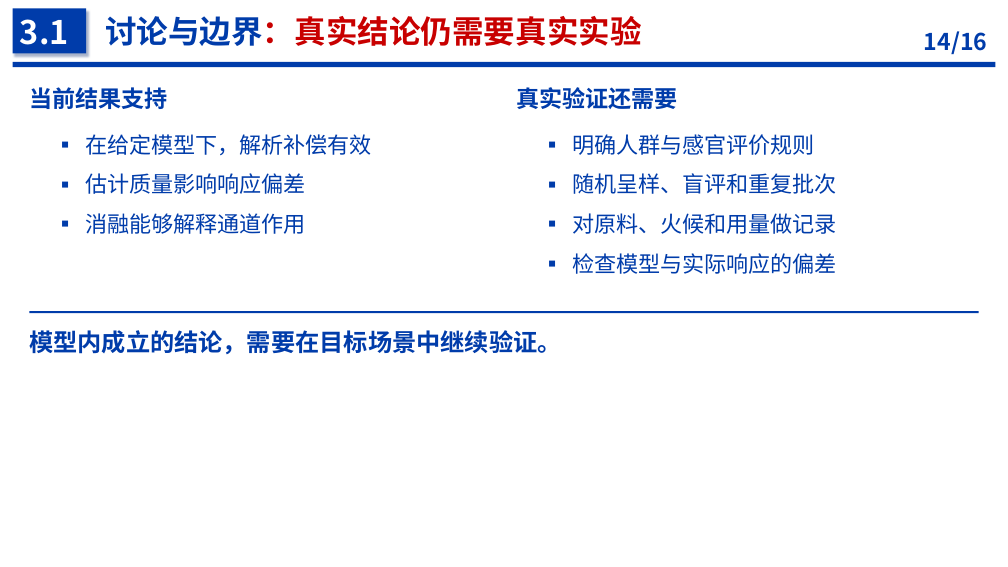
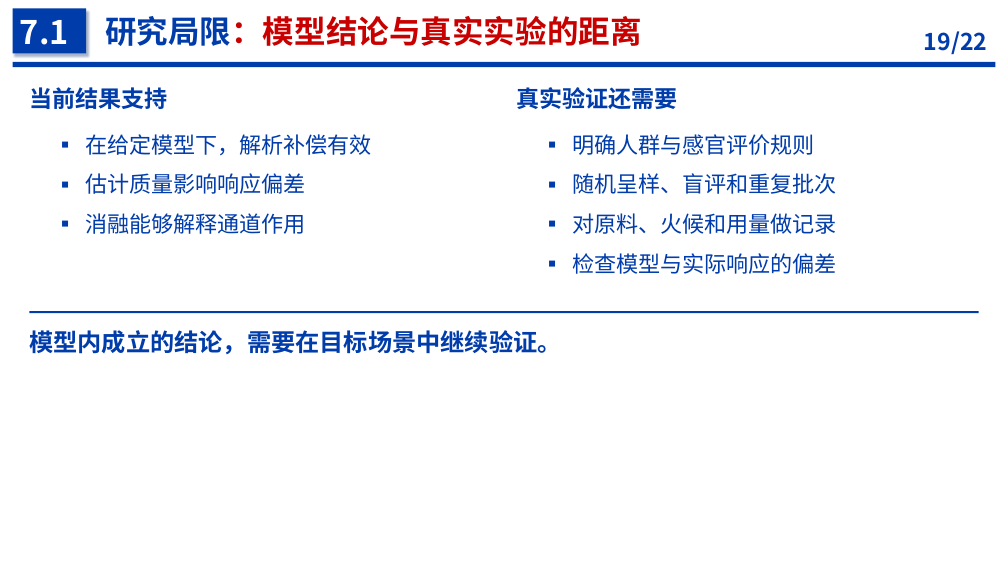
Before and after one commit to PaoShou-China/thesis-defense-slidev, a slide deck: slide 19 of template/examples/tomato/tomato-research.pptx (slide 14 before the commit). Drawn at 1008x567 pixels with LibreOffice and Linux fonts; fonts in the diff are those of the drawing. Boxes give left, top, right and bottom in pixels: in the first picture for what was removed or moved away, otherwise in the second. Text is boxed around its words. In the diff, an @@ line names an element or a change of style, - is before the commit and + after.

```diff
--- a/template/examples/tomato/tomato-research.pptx
+++ b/template/examples/tomato/tomato-research.pptx
@@ text at (20,20,69,45): text changed @@
-3.1
+7.1
@@ text at (105,16,642,46): text changed @@
-讨论与边界：真实结论仍需要真实实验
+研究局限：模型结论与真实实验的距离
@@ text at (924,31,987,55): text changed @@
-14/16
+19/22
```
Also in this commit, not shown: 11 other slides changed, 8 slides added, 2 slides removed, 44 other files.
